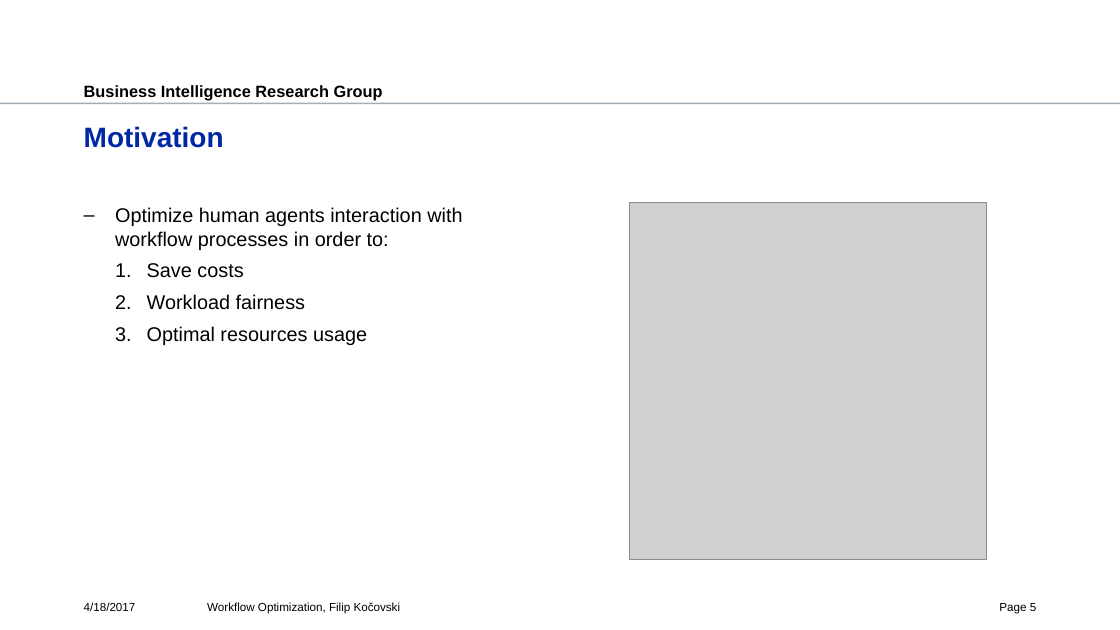
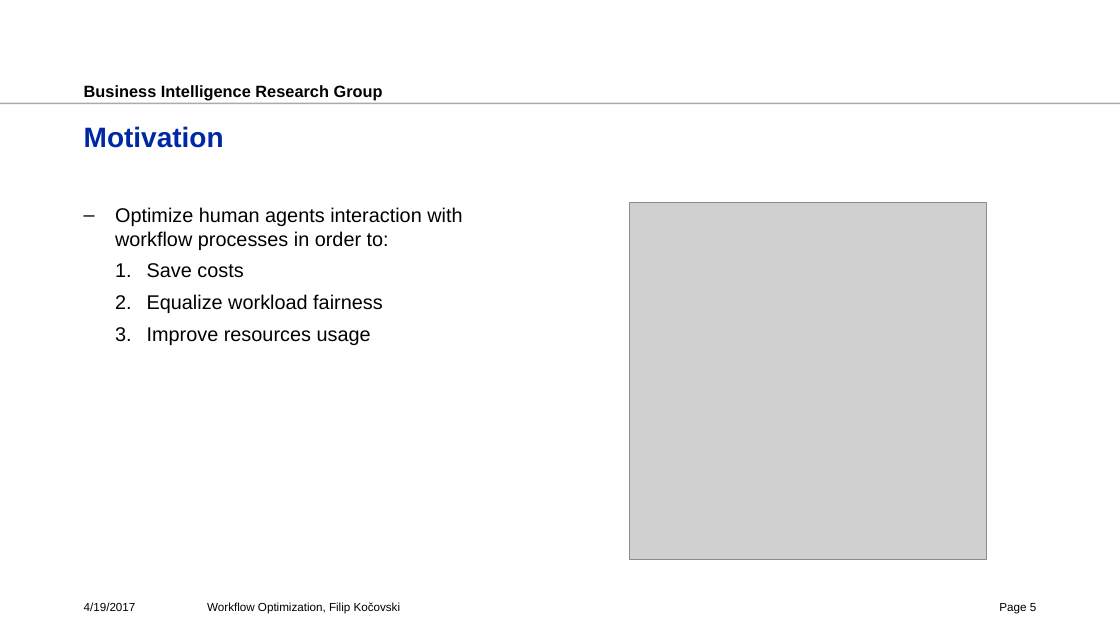
Before and after one commit to fkocovski/mt_presentation, a slide deck: slide 5 of Workflow Optimization.pptx. Drawn at 1120x630 pixels with LibreOffice and Linux fonts; fonts in the diff are those of the drawing; grey boxes stand for pictures; background and template pictures are left out. Boxes give left, top, right and bottom in pixels: in the first picture for what was removed or moved away, otherwise in the second. Text is boxed around its words. In the diff, an @@ line names an element or a change of style, - is before the commit and + after.

```diff
--- a/Workflow Optimization.pptx
+++ b/Workflow Optimization.pptx
@@ text at (147, 294, 382, 345): text changed @@
-  2. Workload fairness
-  3. Optimal resources usage
+  2. Equalize workload fairness
+  3. Improve resources usage
@@ text at (84, 602, 136, 611): text changed @@
-4/18/2017
+4/19/2017
```
Also in this commit, not shown: 30 other slides changed, 3 slides added.
